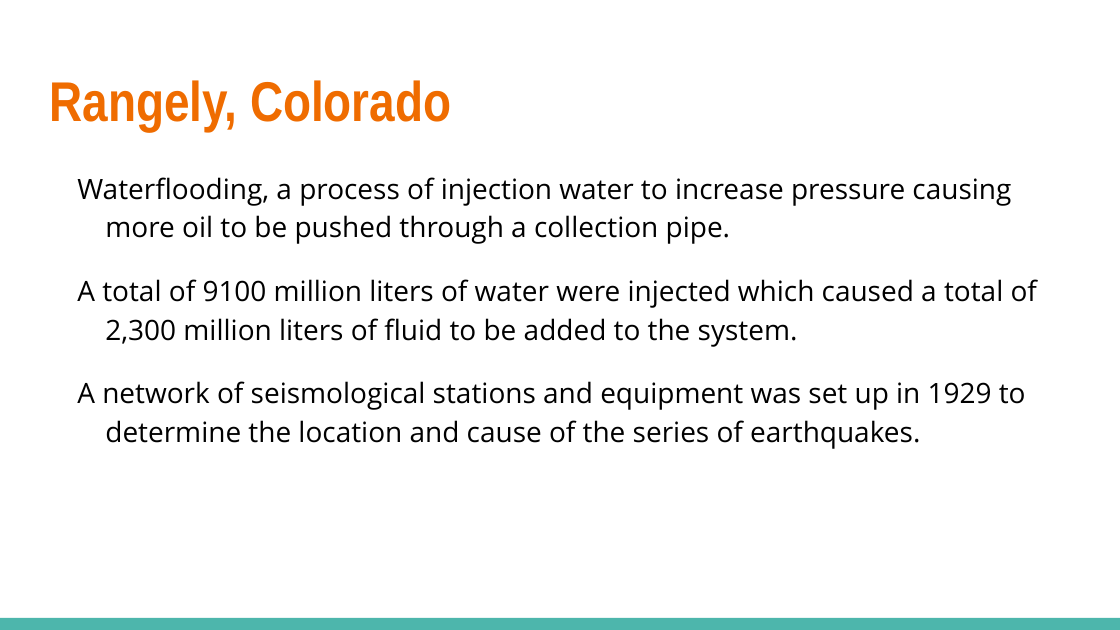
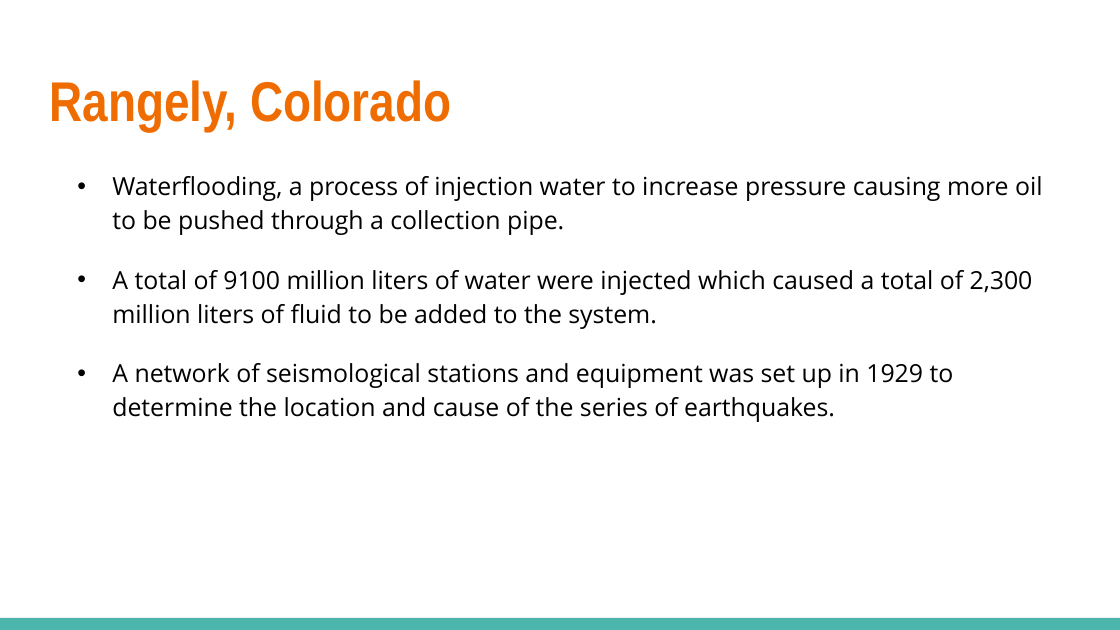
Before and after one commit to dillonthederp/Wolverines, a slide deck: slide 9 of Wolverines PowerPoint.pptx. Drawn at 1120x630 pixels with LibreOffice and Linux fonts; fonts in the diff are those of the drawing. Boxes give left, top, right and bottom in pixels: in the first picture for what was removed or moved away, otherwise in the second. Text is boxed around its words. In the diff, an @@ line names an element or a change of style, - is before the commit and + after.

Commit message:
Fixed formatting problems

```diff
--- a/Wolverines PowerPoint.pptx
+++ b/Wolverines PowerPoint.pptx
@@ text "Waterflooding, a process of injection ..." at [112, 176, 1043, 422]: size 18 to 16 pt; bullet none to • @@
```
Also in this commit, not shown: 13 other slides changed.
